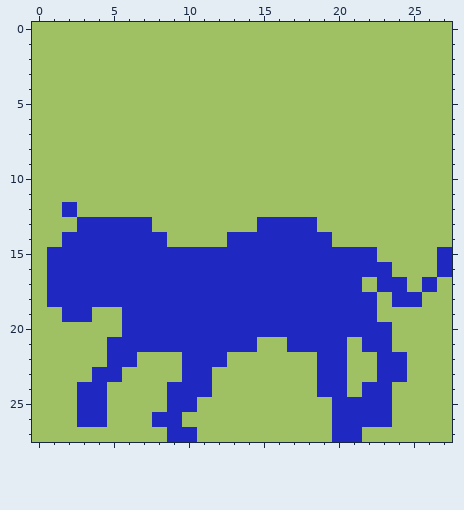
Pixel-art sprite -- ultralight/assets/images/tigerwalk2.png. The picture above is the old version.
The file is 28x28 pixels.
After the commit:
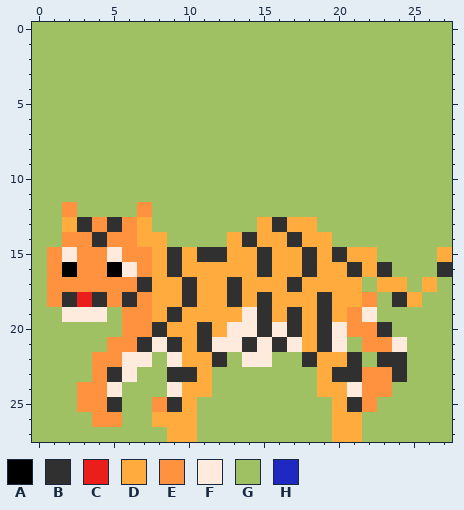
Palette (. is transparent): A #000000  B #303030  C #ea1f1c  D #ffab3d  E #ff923f  F #ffebdd  G #9fc164  H #1f29c1
The exact change:
Colour A replaces colour H in row 16 at x 2 and 5.
Colour B replaces colour G in row 21 at x 16; in row 22 at x 18 and 21; in row 23 at x 9 and 21; in row 25 at x 5.
Colour B replaces colour H in row 13 at x 3, 5 and 16; in row 14 at x 4, 14 and 17; in row 15 at x 9, 11 to 12, 15, 18 and 20; in row 16 at x 9, 15, 18, 21, 23 and 27; in row 17 at x 7, 10, 13 and 17; in row 18 at x 2, 4, 6, 10, 13, 15, 19 and 24.
Colour B replaces colour H in row 19 at x 9, 15, 17 and 19; in row 20 at x 8, 11, 15, 17, 19 and 23; in row 21 at x 7, 9, 11, 14 and 19; in row 22 at x 12 and 23 to 24; in row 23 at x 5, 10, 20 and 24; in row 25 at x 9 and 21.
Colour C replaces colour H in row 18 at x 3.
Colour D replaces colour G in row 13 at x 2; in row 26 at x 10.
Colour D replaces colour H in row 13 at x 7, 15 and 17 to 18; in row 14 at x 7 to 8, 13, 15 to 16 and 18 to 19; in row 15 at x 8, 10, 13 to 14, 16 to 17, 19, 21 to 22 and 27; in row 16 at x 8, 10 to 14, 16 to 17, 19 to 20 and 22; in row 17 at x 8 to 9, 11 to 12, 14 to 16, 18 to 21, 23 to 24 and 26; in row 18 at x 8 to 9, 11 to 12, 14, 16 to 18, 20 to 21 and 25.
Colour D replaces colour H in row 19 at x 8, 10 to 13, 16, 18 and 20; in row 20 at x 9 to 10, 12 and 18; in row 21 at x 10 and 18; in row 22 at x 10 to 11 and 19 to 20; in row 23 at x 11 and 19; in row 24 at x 10 to 11 and 19 to 20.
Colour D replaces colour H in row 25 at x 10 and 20; in row 26 at x 8 to 9 and 20 to 21; in row 27 at x 9 to 10 and 20 to 21.
Colour E replaces colour G in row 12 at x 7; in row 22 at x 4; in row 23 at x 22; in row 25 at x 8; in row 26 at x 5.
Colour E replaces colour H in row 12 at x 2; in row 13 at x 4 and 6; in row 14 at x 2 to 3 and 5 to 6; in row 15 at x 1, 3 to 4 and 6 to 7; in row 16 at x 1, 3 to 4 and 7; in row 17 at x 1 to 6.
Colour E replaces colour H in row 18 at x 1, 5, 7 and 22; in row 19 at x 6 to 7 and 21; in row 20 at x 6 to 7 and 21 to 22; in row 21 at x 5 to 6 and 22 to 23; in row 22 at x 5; in row 23 at x 4 and 23.
Colour E replaces colour H in row 24 at x 3 to 4 and 22 to 23; in row 25 at x 3 to 4 and 22; in row 26 at x 4.
Colour F replaces colour G in row 19 at x 4; in row 21 at x 15 and 24; in row 22 at x 7, 9 and 14 to 15; in row 23 at x 6; in row 24 at x 5 and 21.
Colour F replaces colour H in row 15 at x 2 and 5; in row 16 at x 6; in row 19 at x 2 to 3, 14 and 22; in row 20 at x 13 to 14, 16 and 20; in row 21 at x 8, 12 to 13, 17 and 20; in row 22 at x 6.
Colour F replaces colour H in row 24 at x 9.
Colour G replaces colour H in row 25 at x 23; in row 26 at x 3 and 22 to 23.
